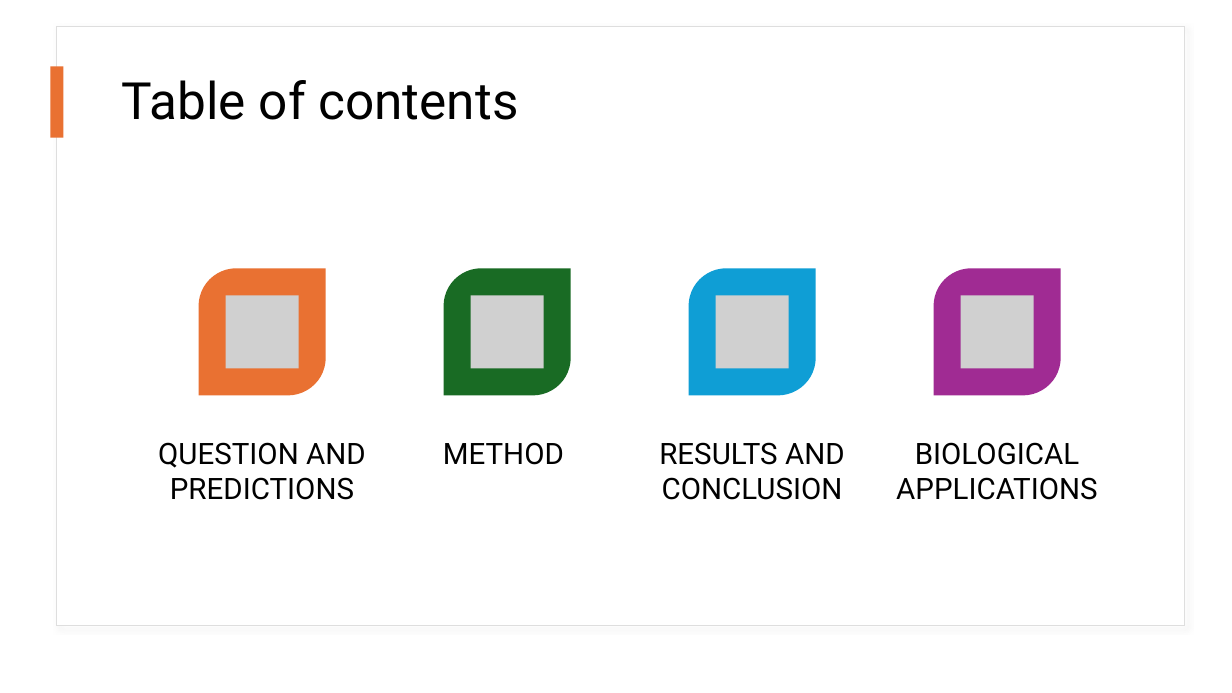
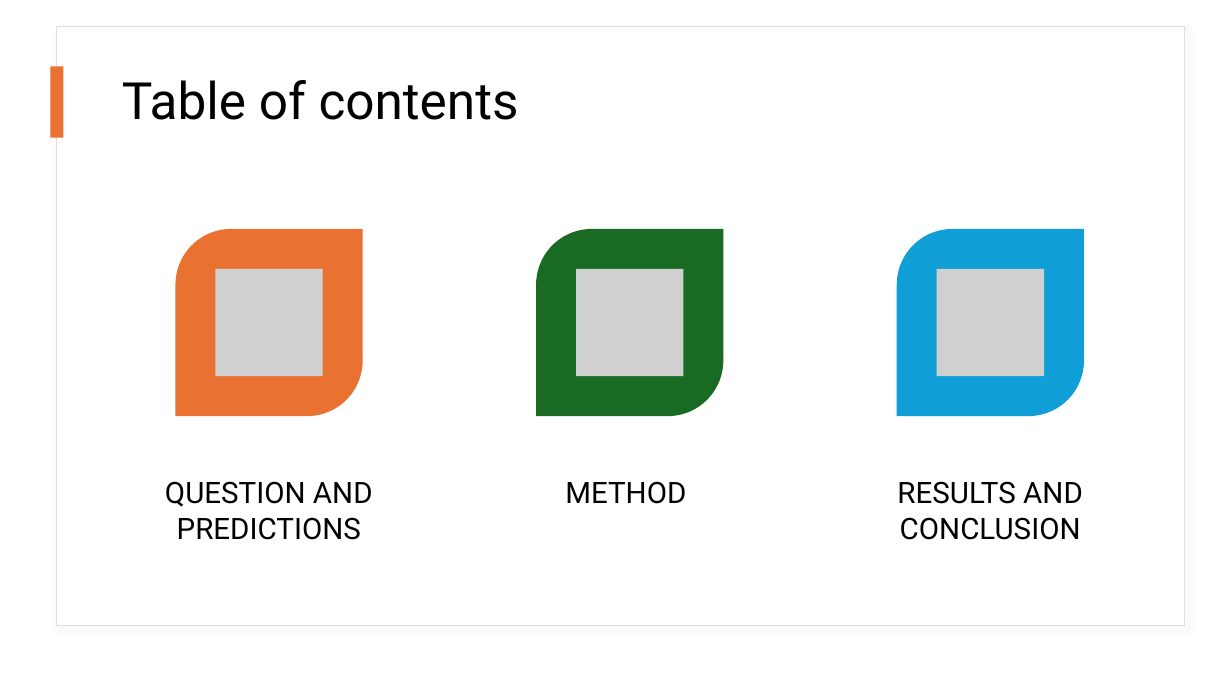
Before and after one commit to Julia-Eggenschwiler/THEEproject_Jaelle_Julia, a slide deck: slide 2 of THEE_project.pptx. Drawn at 1232x693 pixels with LibreOffice and Linux fonts; fonts in the diff are those of the drawing; grey boxes stand for pictures. Boxes give left, top, right and bottom in pixels: in the first picture for what was removed or moved away, otherwise in the second. Text is boxed around its words. In the diff, an @@ line names an element or a change of style, - is before the commit and + after.

Commit message:
final version

```diff
--- a/THEE_project.pptx
+++ b/THEE_project.pptx
@@ round diag rect: place and size @@
-round diag rect at [199,268,326,396]
+round diag rect at [176,229,363,417]
@@ round diag rect: place and size @@
-round diag rect at [444,268,571,396]
+round diag rect at [536,229,724,417]
@@ round diag rect: place and size @@
-round diag rect at [933,268,1061,396]
+round diag rect at [897,229,1085,417]
@@ round diag rect at [897,229,1085,417]: fill #A02B93 to #0F9ED5 @@
@@ picture: place and size @@
-picture at [226,296,299,369]
+picture at [215,269,323,376]
@@ picture: place and size @@
-picture at [470,296,543,369]
+picture at [576,269,683,376]
@@ round diag rect removed at [689,268,816,396] @@
@@ picture: place and size @@
-picture at [716,296,789,369]
+picture at [937,269,1044,376]
@@ picture removed at [961,296,1034,369] @@
@@ text removed at [896,442,1097,500] @@
-BIOLOGICAL APPLICATIONS
@@ text "QUESTION AND PREDICTIONS": place and size @@
-text "QUESTION AND PREDICTIONS" at [158,442,366,500]
+text "QUESTION AND PREDICTIONS" at [165,481,373,540]
@@ text "METHOD": place and size @@
-text "METHOD" at [443,442,564,465]
+text "METHOD" at [565,481,686,504]
@@ text "RESULTS AND CONCLUSION": place and size @@
-text "RESULTS AND CONCLUSION" at [659,442,845,500]
+text "RESULTS AND CONCLUSION" at [897,481,1083,540]
```
